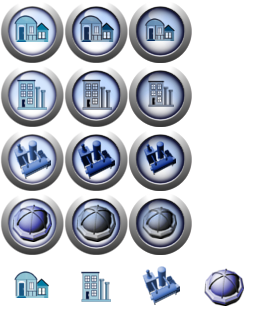
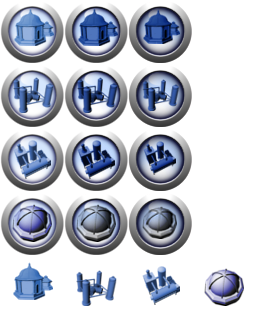
Two versions of the same layered image (w=256, h=320). Layer-by-layer changes:
painted on "Icons" over [13, 8, 181, 306]
painted on "AnchorBack" over [13, 263, 116, 306]
